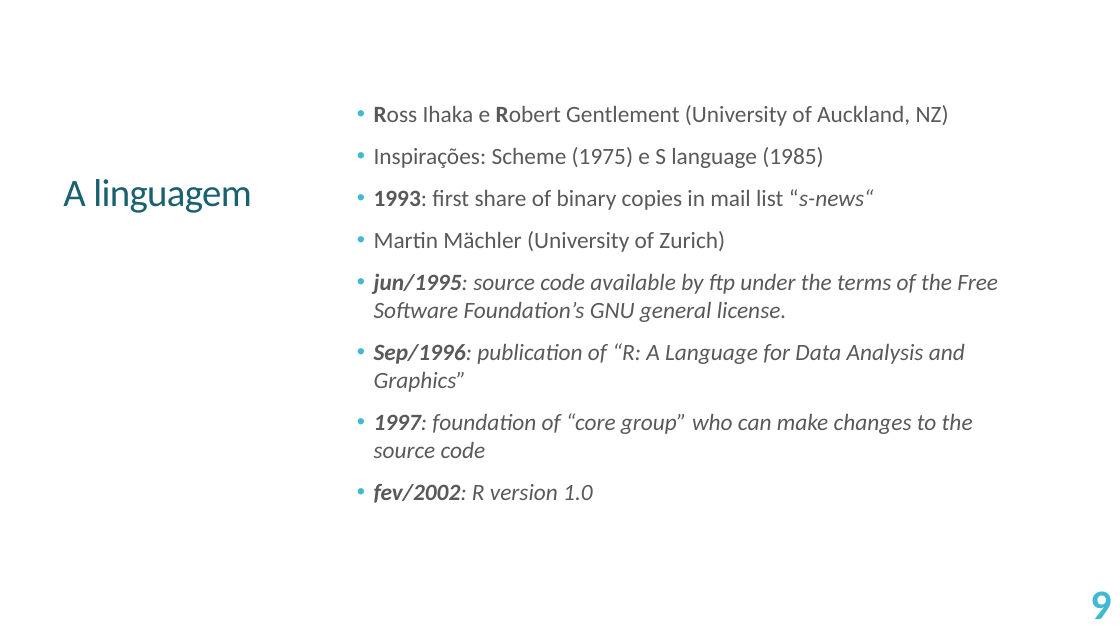
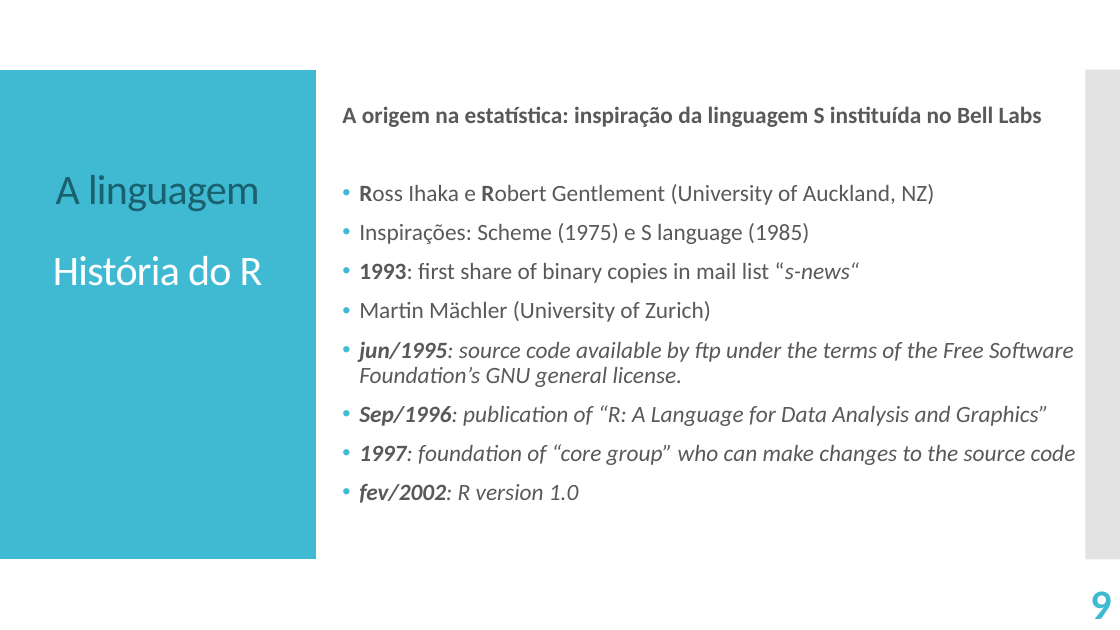
Before and after one commit to victorgalcantara/R-Intro, a slide deck: slide 9 of A01 - É de comer/A01 - Explore I.odp. Drawn at 1120x630 pixels with LibreOffice and Linux fonts; fonts in the diff are those of the drawing. Boxes give left, top, right and bottom in pixels: in the first picture for what was removed or moved away, otherwise in the second. Text is boxed around its words. In the diff, an @@ line names an element or a change of style, - is before the commit and + after.

```diff
--- a/A01 - É de comer/A01 - Explore I.odp
+++ b/A01 - É de comer/A01 - Explore I.odp
@@ freeform shape added at bbox=[0, 70, 317, 560], fill #40BAD2 @@
@@ text "A origem na estatística: inspiração ...": place and size @@
-text "A origem na estatística: inspiração ..." at bbox=[374, 105, 998, 503]
+text "A origem na estatística: inspiração ..." at bbox=[342, 106, 1076, 503]
@@ freeform shape added at bbox=[1086, 70, 1120, 560], fill #C8C8C8 at 50% opacity @@
@@ text at bbox=[342, 106, 1042, 127]: paragraph added @@
+A origem na estatística: inspiração da linguagem S instituída no Bell Labs
@@ text "A linguagem" at bbox=[53, 175, 263, 286]: size 33.3 to 36 pt @@
@@ text at bbox=[359, 184, 1076, 503]: line spacing 1 to 0.9 @@
```
Also in this commit, not shown: 18 other slides changed, 1 slide added, 1 slide removed, 1 other file.
